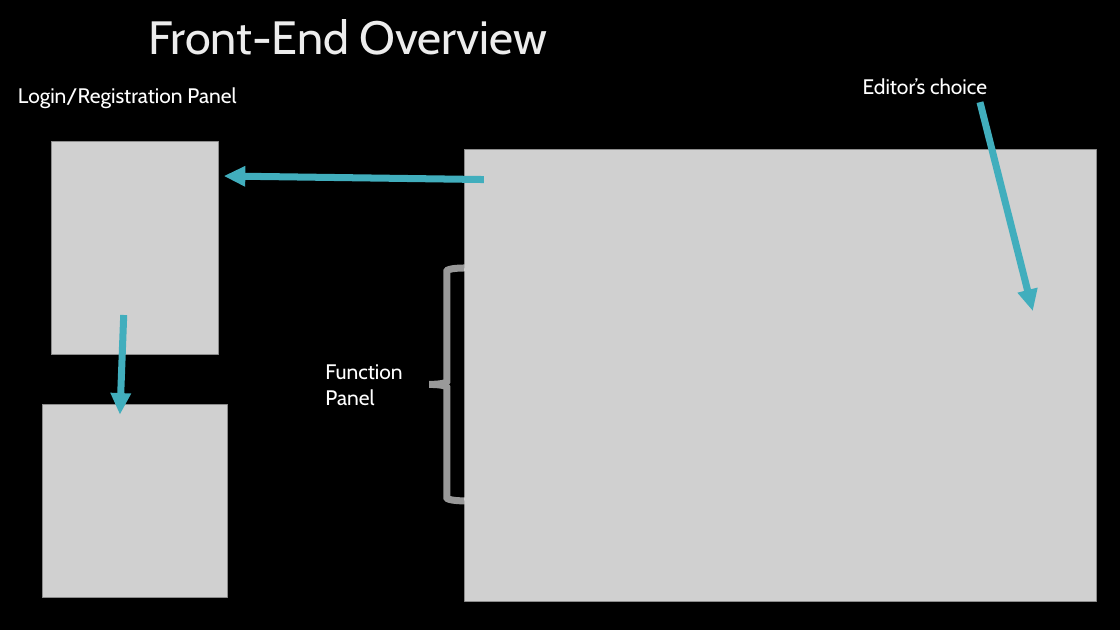
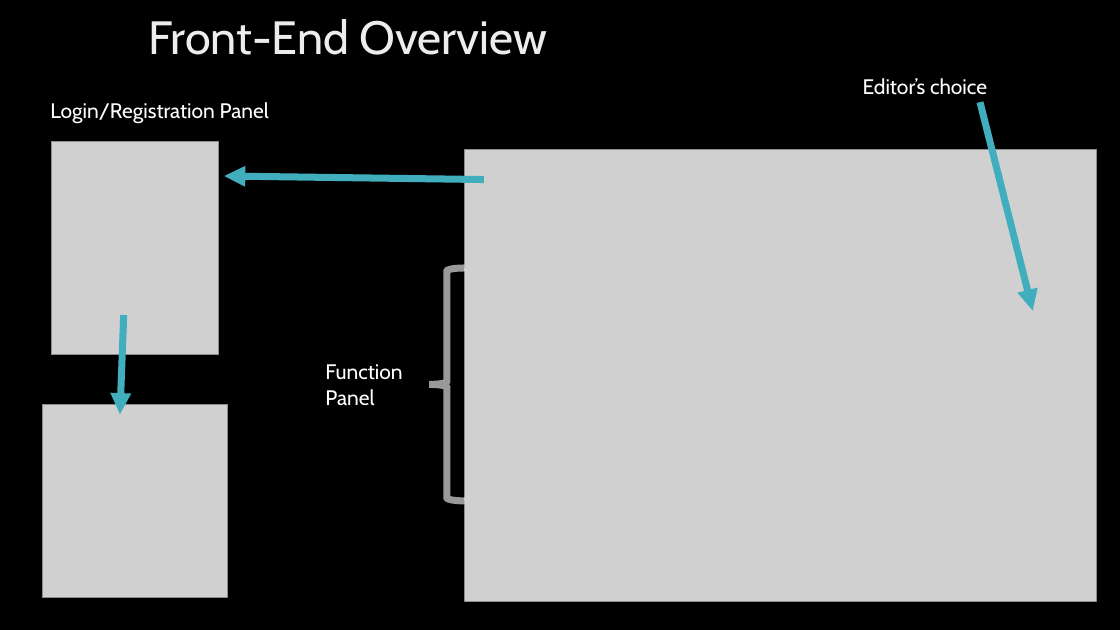
Before and after one commit to thcui/book-exchange, a slide deck: slide 2 of presentation-book-exchange.pptx (slide 3 before the commit). Drawn at 1120x630 pixels with LibreOffice and Linux fonts; fonts in the diff are those of the drawing; grey boxes stand for pictures; background and template pictures are left out. Boxes give left, top, right and bottom in pixels: in the first picture for what was removed or moved away, otherwise in the second. Text is boxed around its words. In the diff, an @@ line names an element or a change of style, - is before the commit and + after.

```diff
--- a/presentation-book-exchange.pptx
+++ b/presentation-book-exchange.pptx
@@ text "Login/Registration Panel": place and size @@
-text "Login/Registration Panel" at [18, 87, 236, 109]
+text "Login/Registration Panel" at [50, 102, 269, 124]
```
Also in this commit, not shown: 1 other slide changed, 1 other file.
